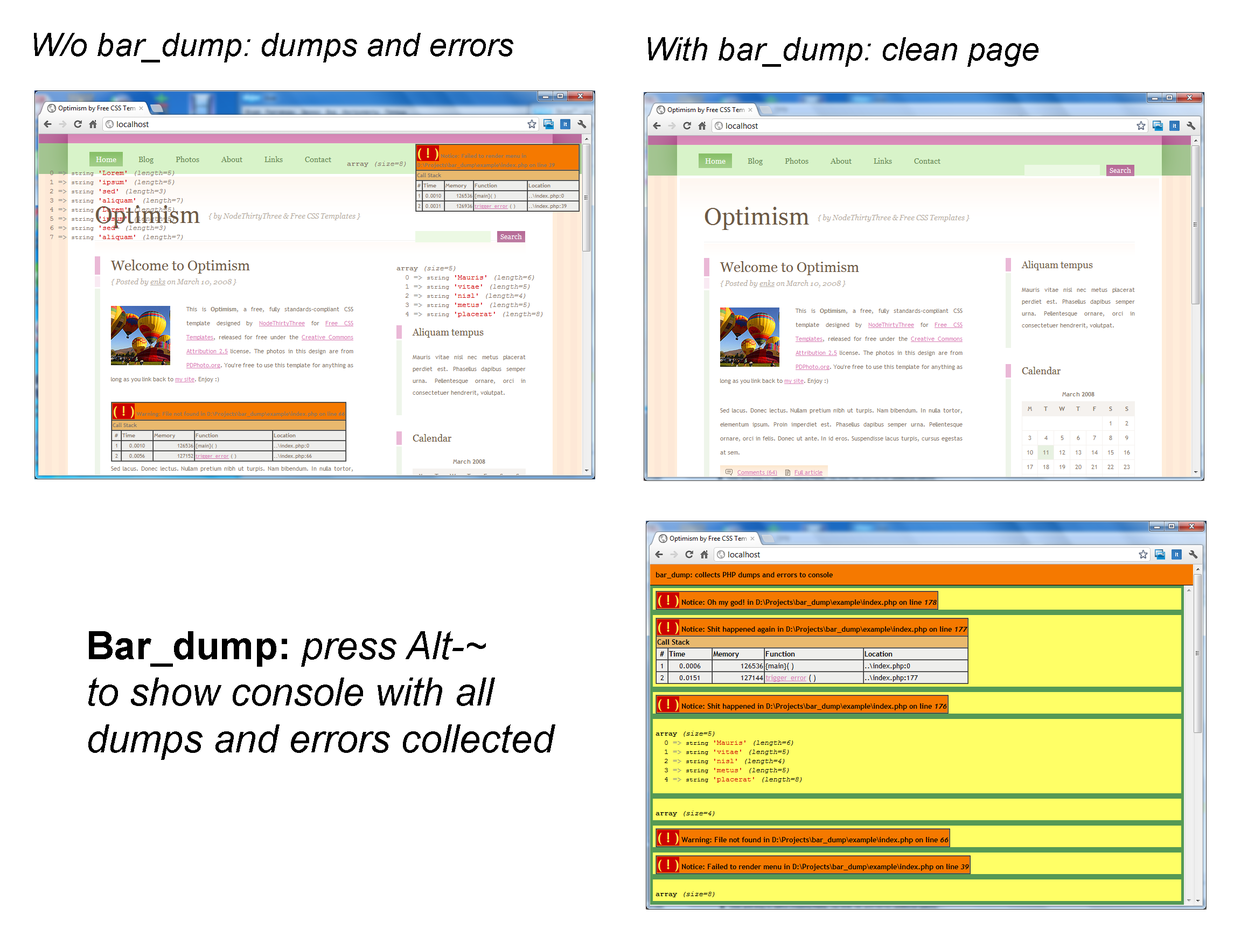
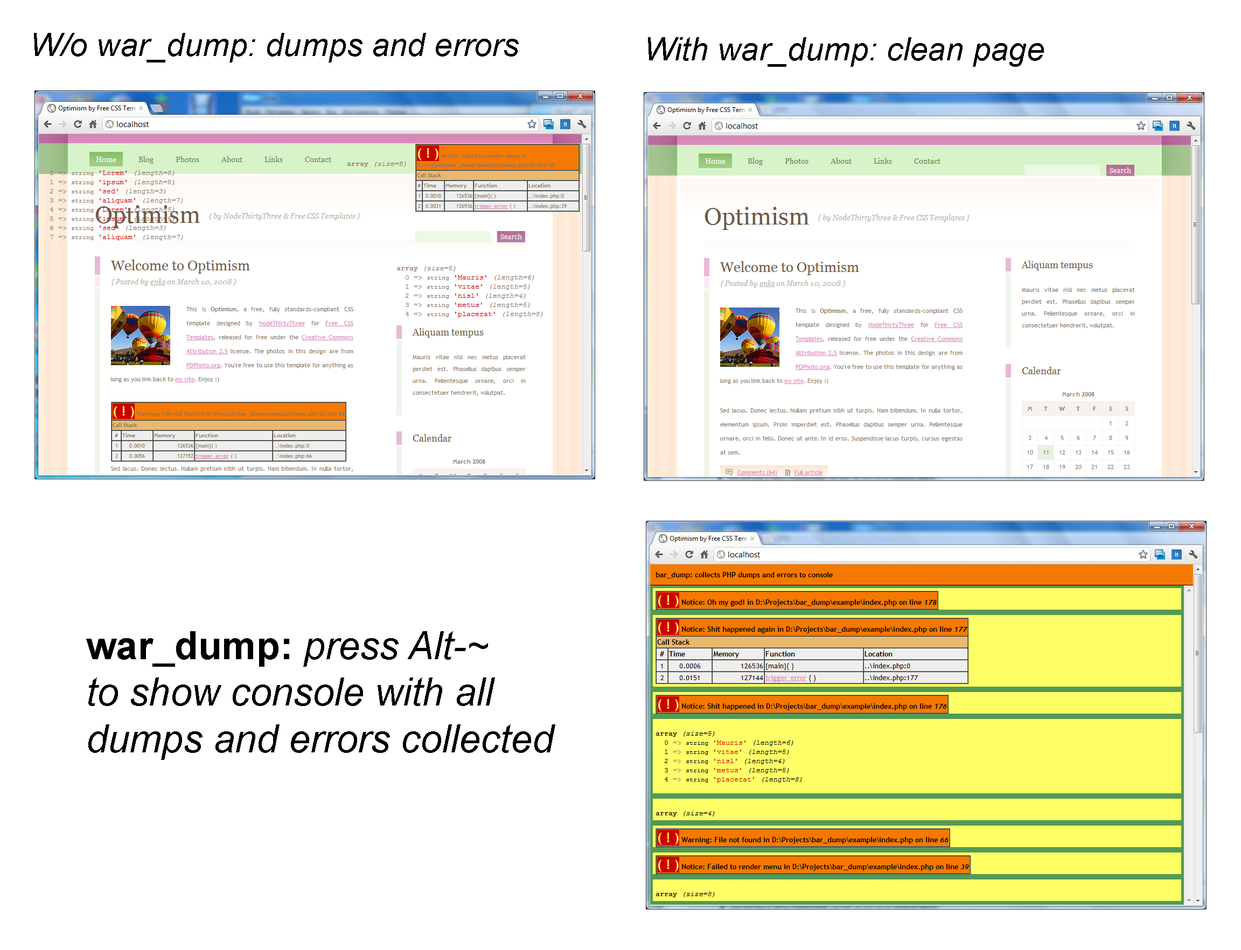
Layers edited between the first and the second 1241 x 950 image:
renamed "Bar_dump: press Alt-~ to show" to "war_dump: press Alt-~ to show", painted on it over [86, 631, 489, 667]
renamed "W/o bar_dump: dumps and errors" to "W/o war_dump: dumps and errors", painted on it over [97, 32, 519, 63]
renamed "With bar_dump: clean page" to "With war_dump: clean page", painted on it over [718, 37, 1045, 67]
